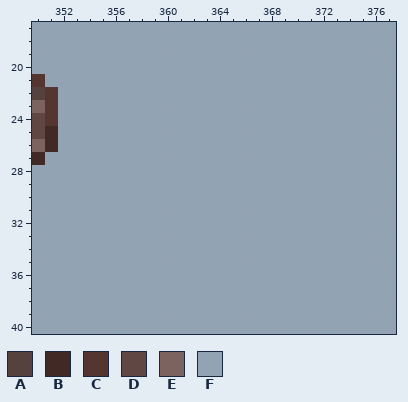
One commit to this pixel-art file: assets/asprite/all.aseprite. The picture above is the old version.
488x279 pixels, 1 frame. Colours within 5 levels of each other are drawn and written as one. Shown: x 350..377, y 17..40.
Visible layers, top first: "Flattened", "Layer 2" opacity 94%.
Palette (. is transparent): A #55423f  B #412925  C #553530  D #604743  E #7c635f  F #90a3b2f0
Pixels before, first column x 350:
17 FFFFFFFFFFFFFFFFFFFFFFFFFFFF
18 FFFFFFFFFFFFFFFFFFFFFFFFFFFF
19 FFFFFFFFFFFFFFFFFFFFFFFFFFFF
20 FFFFFFFFFFFFFFFFFFFFFFFFFFFF
21 CFFFFFFFFFFFFFFFFFFFFFFFFFFF
22 ACFFFFFFFFFFFFFFFFFFFFFFFFFF
23 ECFFFFFFFFFFFFFFFFFFFFFFFFFF
24 DCFFFFFFFFFFFFFFFFFFFFFFFFFF
25 DBFFFFFFFFFFFFFFFFFFFFFFFFFF
26 EBFFFFFFFFFFFFFFFFFFFFFFFFFF
27 BFFFFFFFFFFFFFFFFFFFFFFFFFFF
28 FFFFFFFFFFFFFFFFFFFFFFFFFFFF
29 FFFFFFFFFFFFFFFFFFFFFFFFFFFF
30 FFFFFFFFFFFFFFFFFFFFFFFFFFFF
31 FFFFFFFFFFFFFFFFFFFFFFFFFFFF
32 FFFFFFFFFFFFFFFFFFFFFFFFFFFF
33 FFFFFFFFFFFFFFFFFFFFFFFFFFFF
34 FFFFFFFFFFFFFFFFFFFFFFFFFFFF
35 FFFFFFFFFFFFFFFFFFFFFFFFFFFF
36 FFFFFFFFFFFFFFFFFFFFFFFFFFFF
37 FFFFFFFFFFFFFFFFFFFFFFFFFFFF
38 FFFFFFFFFFFFFFFFFFFFFFFFFFFF
39 FFFFFFFFFFFFFFFFFFFFFFFFFFFF
40 FFFFFFFFFFFFFFFFFFFFFFFFFFFF
The same view after the edit:
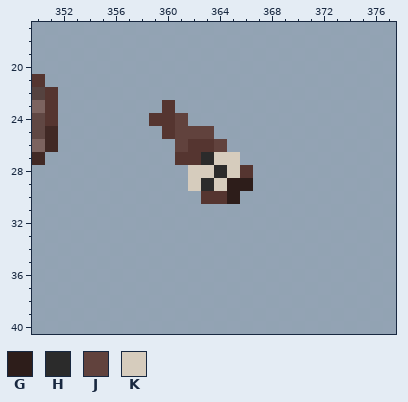
Colours new in this view: G #2d1d1a  H #2b2b2b  J #61423d  K #d6ccbd
Diff:
Changed rows in their new state; - is an unchanged pixel.
Layer "Flattened":
first column x 359:
23 -C------
24 CCJ-----
25 -CJJJ---
26 --JCCJ--
27 --CCHKK-
28 ---KKHKC
29 ---KHKGG
30 ----CCG-
Boxes around the changes in both pictures, in picture pixels (x1, y1, x2, y2):
changed: (149, 100, 253, 204)
